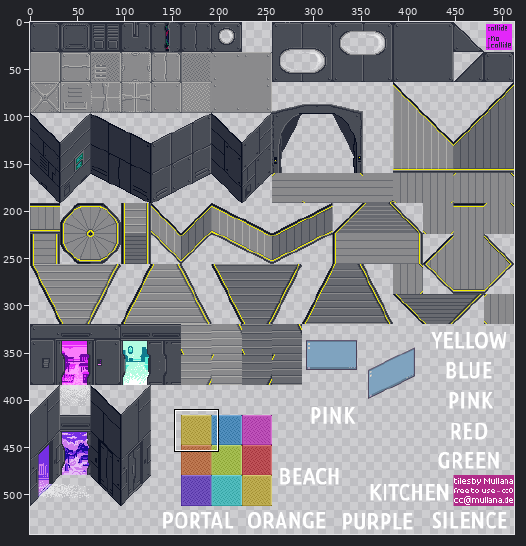
Sprite sheet, stored at tiles/rc3-mullana-floor-wall.png. The first picture is a wide view before the edit; the outline marks the close-up.
Close-up. Before:
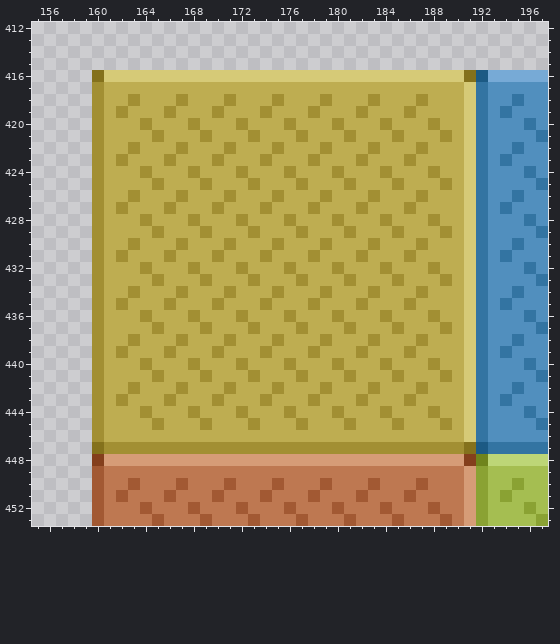
The file is 512x544 pixels. Pixels under 10% opacity are left out. Colours within 5 levels of each other are drawn and written as one. Shown: x 155..197, y 412..453. The wide view leaves out empty margins.
And afterwards:
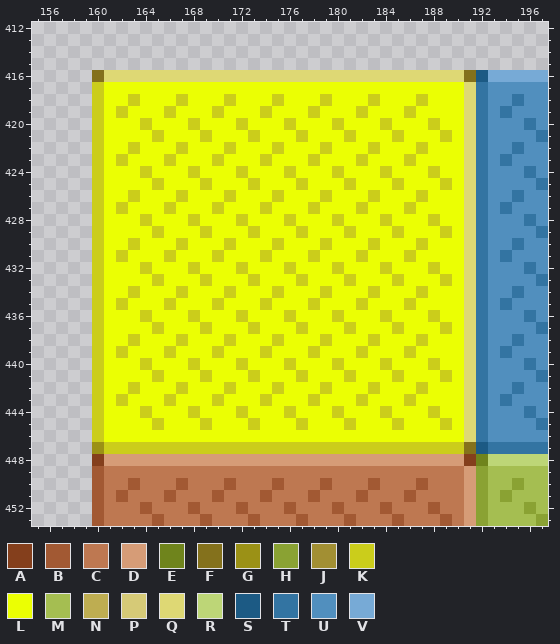
Palette (. is transparent): A #843f1c  B #a25933  C #be7851  D #d69c77  E #6f841c  F #84711c  G #9b9116  H #8aa233  J #a28f33  K #cbcd1b  L #ebff03  M #a5be51  N #bead51  P #d6ca77  Q #ded874  R #bdd677  S #1c5a84  T #3374a2  U #518fbe  V #77aad6
Commit message: yellow floor & logo
Changes in this commit:
Changed rows in their new state; - is an unchanged pixel.
first column x 160:
416 -QQQQQQQQQQQQQQQQQQQQQQQQQQQQQQ-
417 KLLLLLLLLLLLLLLLLLLLLLLLLLLLLLLQ
418 KLLKLLLKLLLKLLLKLLLKLLLKLLLKLLLQ
419 KLKLLLKLLLKLLLKLLLKLLLKLLLKLLLLQ
420 KLLLKLLLKLLLKLLLKLLLKLLLKLLLKLLQ
421 KLLLLKLLLKLLLKLLLKLLLKLLLKLLLKLQ
422 KLLKLLLKLLLKLLLKLLLKLLLKLLLKLLLQ
423 KLKLLLKLLLKLLLKLLLKLLLKLLLKLLLLQ
424 KLLLKLLLKLLLKLLLKLLLKLLLKLLLKLLQ
425 KLLLLKLLLKLLLKLLLKLLLKLLLKLLLKLQ
426 KLLKLLLKLLLKLLLKLLLKLLLKLLLKLLLQ
427 KLKLLLKLLLKLLLKLLLKLLLKLLLKLLLLQ
428 KLLLKLLLKLLLKLLLKLLLKLLLKLLLKLLQ
429 KLLLLKLLLKLLLKLLLKLLLKLLLKLLLKLQ
430 KLLKLLLKLLLKLLLKLLLKLLLKLLLKLLLQ
431 KLKLLLKLLLKLLLKLLLKLLLKLLLKLLLLQ
432 KLLLKLLLKLLLKLLLKLLLKLLLKLLLKLLQ
433 KLLLLKLLLKLLLKLLLKLLLKLLLKLLLKLQ
434 KLLKLLLKLLLKLLLKLLLKLLLKLLLKLLLQ
435 KLKLLLKLLLKLLLKLLLKLLLKLLLKLLLLQ
436 KLLLKLLLKLLLKLLLKLLLKLLLKLLLKLLQ
437 KLLLLKLLLKLLLKLLLKLLLKLLLKLLLKLQ
438 KLLKLLLKLLLKLLLKLLLKLLLKLLLKLLLQ
439 KLKLLLKLLLKLLLKLLLKLLLKLLLKLLLLQ
440 KLLLKLLLKLLLKLLLKLLLKLLLKLLLKLLQ
441 KLLLLKLLLKLLLKLLLKLLLKLLLKLLLKLQ
442 KLLKLLLKLLLKLLLKLLLKLLLKLLLKLLLQ
443 KLKLLLKLLLKLLLKLLLKLLLKLLLKLLLLQ
444 KLLLKLLLKLLLKLLLKLLLKLLLKLLLKLLQ
445 KLLLLKLLLKLLLKLLLKLLLKLLLKLLLKLQ
446 KLLLLLLLLLLLLLLLLLLLLLLLLLLLLLLQ
447 GKKKKKKKKKKKKKKKKKKKKKKKKKKKKKK-
Pixel boxes of the changes (left, top, right, bottom) in both close-ups:
changed: (92, 70, 476, 454)
